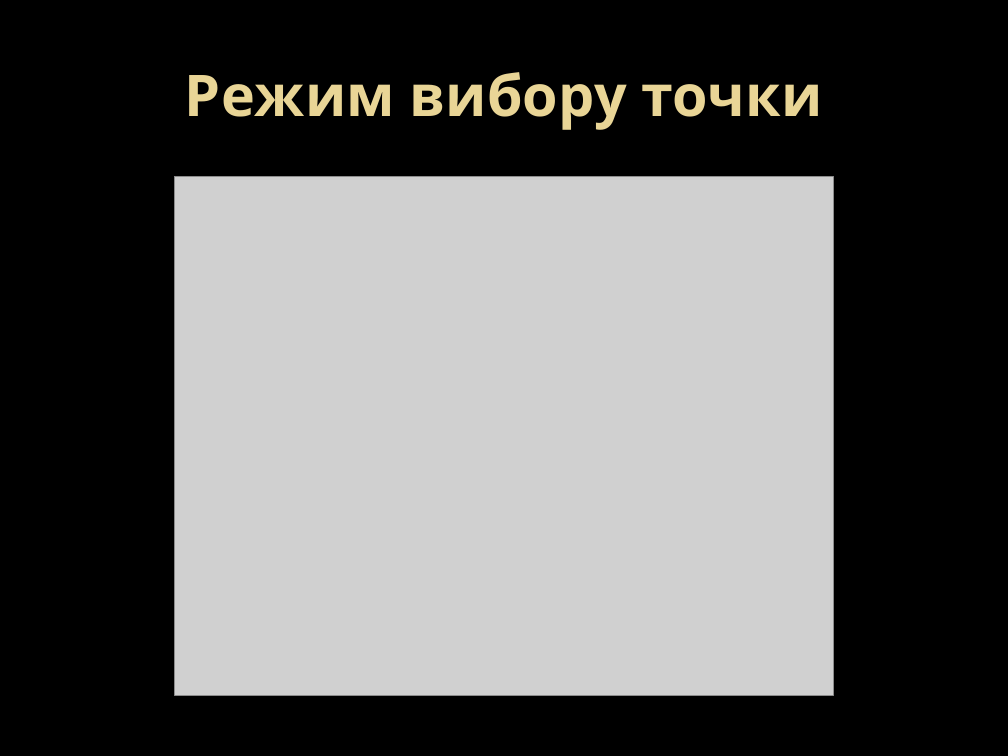
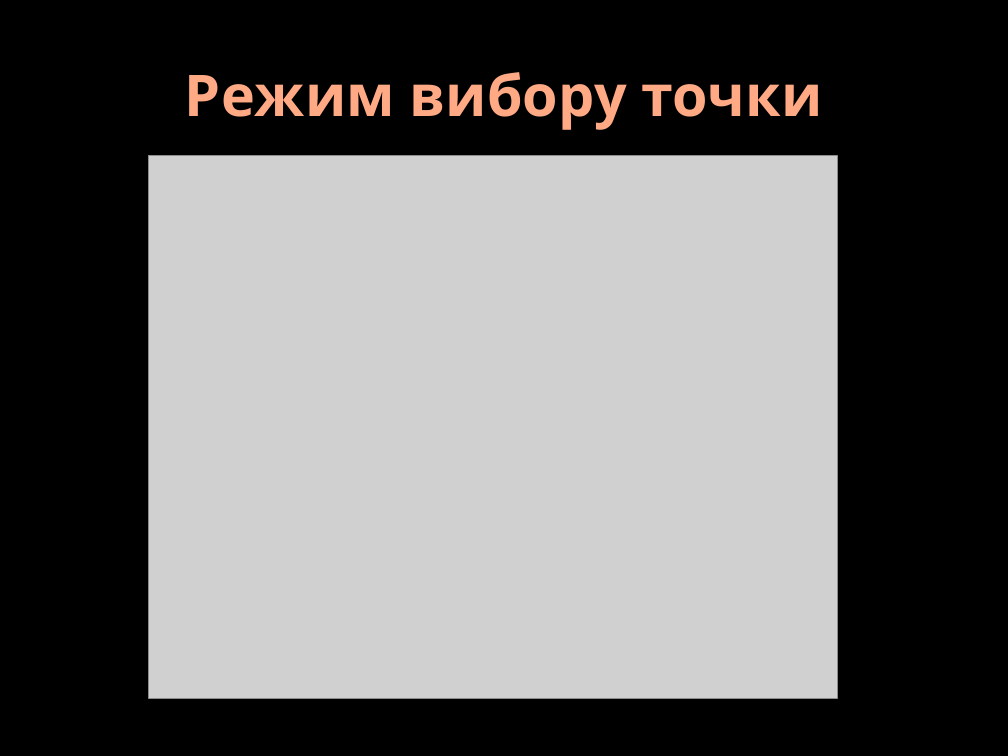
Before and after one commit to DoctorScrept/Temp, a slide deck: slide 18 of Report/DiplomReport.pptx (slide 13 before the commit). Drawn at 1008x756 pixels with LibreOffice and Linux fonts; fonts in the diff are those of the drawing; grey boxes stand for pictures; background and template pictures are left out. Boxes give left, top, right and bottom in pixels: in the first picture for what was removed or moved away, otherwise in the second. Text is boxed around its words. In the diff, an @@ line names an element or a change of style, - is before the commit and + after.

```diff
--- a/Report/DiplomReport.pptx
+++ b/Report/DiplomReport.pptx
@@ title "Режим вибору точки" at bbox=[185, 72, 823, 130]: text colour gradient #EAD696 to #E7D081 to gradient #FFAA86 to #FF9B6A @@
@@ picture: place and size @@
-picture at bbox=[174, 176, 834, 696]
+picture at bbox=[149, 156, 838, 699]
```
Also in this commit, not shown: 9 other slides changed, 9 slides added, 4 slides removed, 12 other files.
